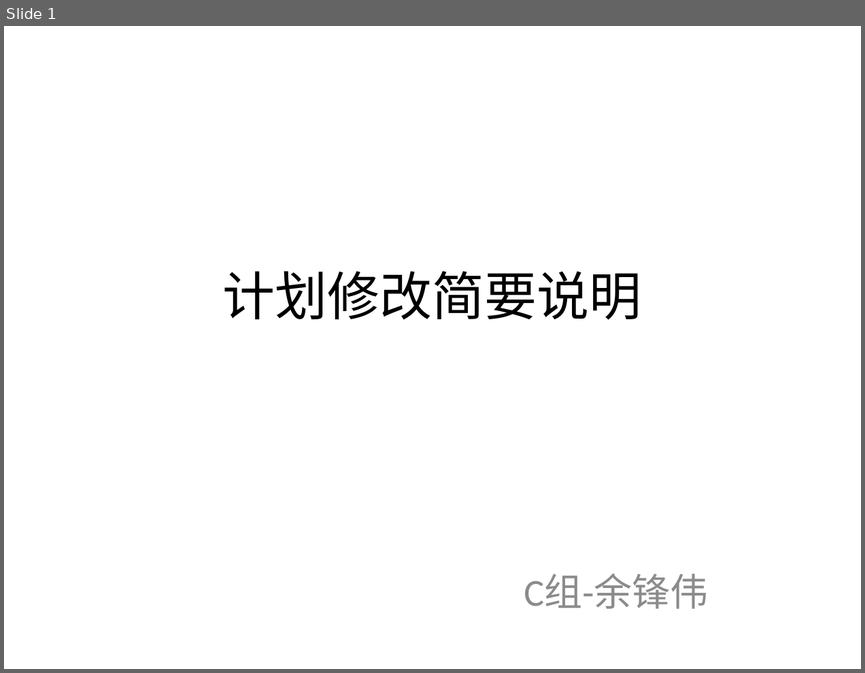
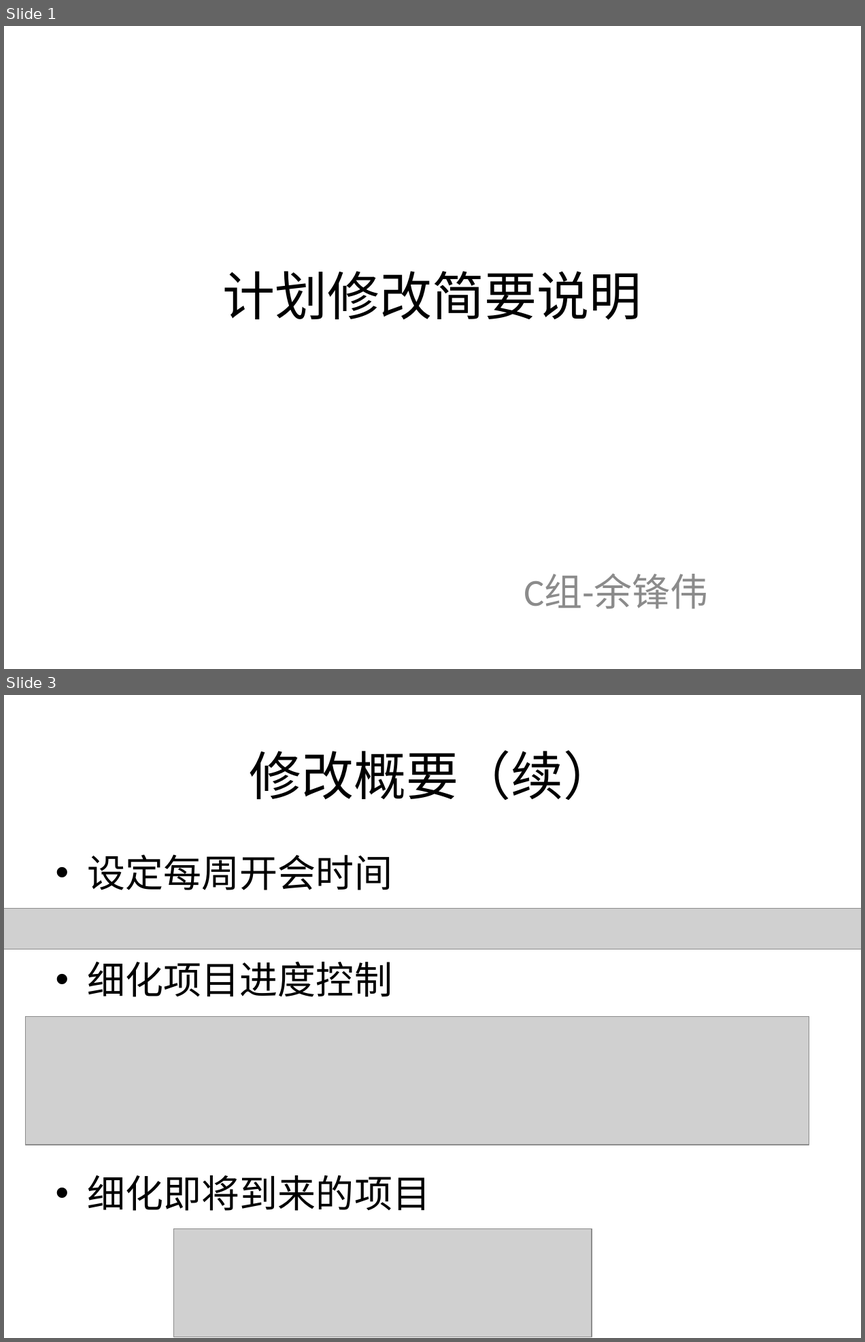
Before and after one commit to bhsei/16TeamC, a slide deck: 2.项目PPT/计划细化修改ppt.pptx. Shown one above the other, each under a label of ours: slide 1 before the commit, slides 1 and 3 after it; the slides between them are not shown. The pictures are 865x673 and 865x1342 pixels, drawn with LibreOffice and Linux fonts; fonts in the diff are those of the drawing; grey boxes stand for pictures. Boxes give left, top, right and bottom in pixels: in the first picture for what was removed or moved away, otherwise in the second. Text is boxed around its words. In the diff, an @@ line names an element or a change of style, - is before the commit and + after.

Commit message:
5-项目计划修改ppt

```diff
--- a/2.项目PPT/计划细化修改ppt.pptx
+++ b/2.项目PPT/计划细化修改ppt.pptx
@@ slide 3 added at [4,695,861,1338], background #FFFFFF @@
@@ title added at [249,750,615,800], 44 pt, text #000000 @@
+修改概要（续）
@@ text added at [88,854,430,1210], 32 pt, text #000000 @@
+• 设定每周开会时间
+• 细化项目进度控制
+• 细化即将到来的项目
@@ picture added at [4,909,861,949] @@
@@ picture added at [26,1016,808,1145] @@
@@ picture added at [173,1229,592,1337] @@
```
Also in this commit, not shown: 2 other slides added, 1 slide removed, 1 other file.
